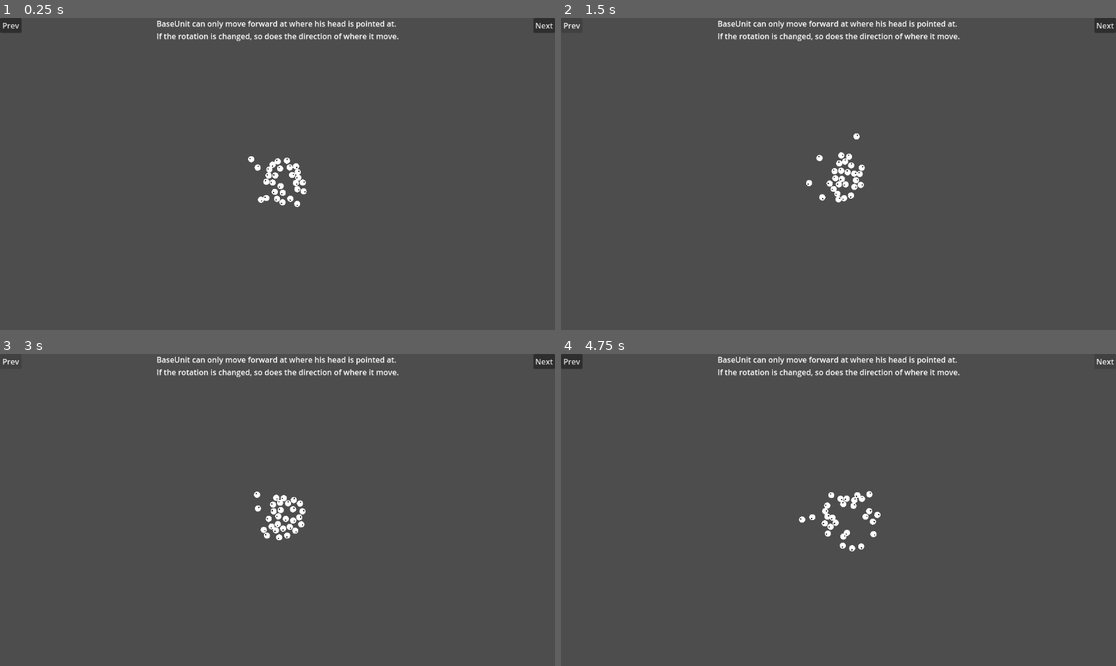
Above: before the commit, frames 1-4 (two rows, left to right).
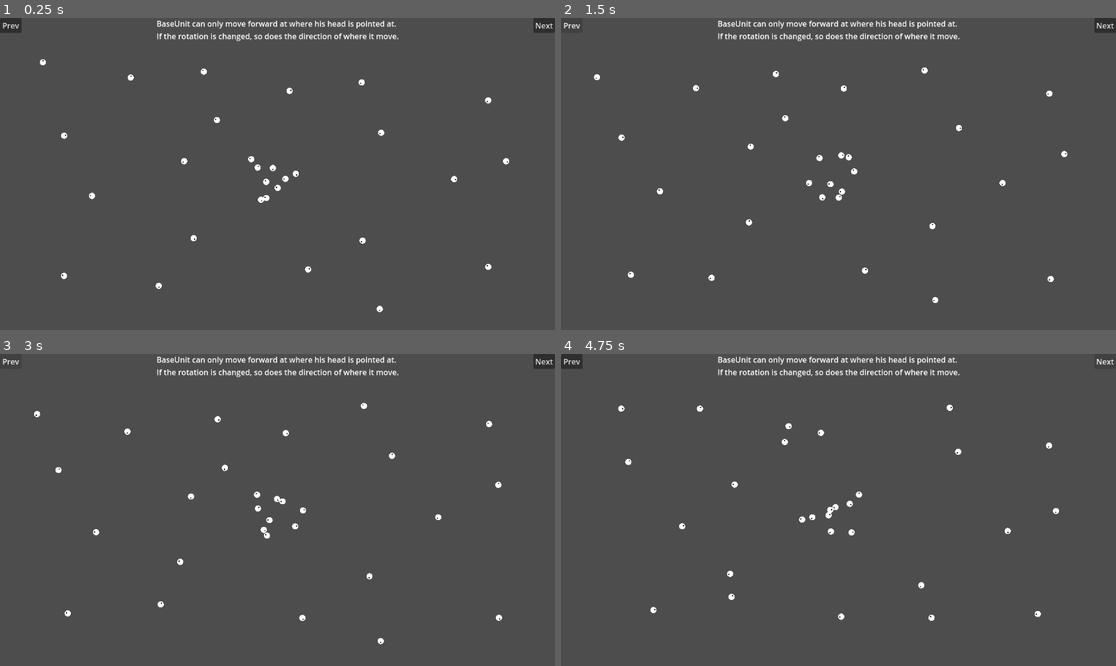
Above: after the commit, the same moments.

Repository: rahmatnazali/colonite
Game: Godot game, scene res://debug/base_unit_2_movement.tscn
Same seed, same stepped clock (60 frames per second), same inputs: the game is played once before the commit and once after it. This scene is started directly instead of the project's main scene.
Inputs:
- Up to frame 1 (0.25 s): no input
- Up to frame 2 (1.5 s): click "Next" at 0.5 s; click "Prev" at 1.25 s
- Up to frame 3 (3 s): click "Next" at 2 s; click "Prev" at 2.75 s
- Up to frame 4 (4.75 s): click "Prev" at 3.5 s; click "Next" at 4.25 s

The runs differ from the first frame. In frame 1, 0.9% of the frame differs, in the area x 7-92%, y 13-95%; in frame 2, 0.8%; in frame 3, 0.9%; in frame 4, 1.0%, in the area x 10-90%, y 16-86%.

Commit message:
Spread the BaseUnit instance in base_unit_2_movement.tscn

Diff:
--- a/debug/base_unit_2_movement.tscn
+++ b/debug/base_unit_2_movement.tscn
@@ -109,121 +109,121 @@
 SPEED = 100
 
 [node name="BaseUnit9" parent="." instance=ExtResource("2_yb8a0")]
-position = Vector2(597, 360)
+position = Vector2(766, 116)
 rotation = 2.35619
 should_move = true
 SPEED = 100
 
 [node name="BaseUnit10" parent="." instance=ExtResource("2_yb8a0")]
-position = Vector2(597, 360)
+position = Vector2(790, 580)
 rotation = 2.35619
 should_move = true
 SPEED = 100
 
 [node name="BaseUnit11" parent="." instance=ExtResource("2_yb8a0")]
-position = Vector2(597, 360)
+position = Vector2(84.0001, 111)
 rotation = 2.35619
 should_move = true
 SPEED = 100
 
 [node name="BaseUnit12" parent="." instance=ExtResource("2_yb8a0")]
-position = Vector2(597, 360)
+position = Vector2(110, 251)
 rotation = 2.35619
 should_move = true
 SPEED = 100
 
 [node name="BaseUnit13" parent="." instance=ExtResource("2_yb8a0")]
-position = Vector2(597, 360)
+position = Vector2(398, 280)
 rotation = 2.35619
 should_move = true
 SPEED = 100
 
 [node name="BaseUnit14" parent="." instance=ExtResource("2_yb8a0")]
-position = Vector2(597, 360)
+position = Vector2(470, 221)
 rotation = 2.35619
 should_move = true
 SPEED = 100
 
 [node name="BaseUnit15" parent="." instance=ExtResource("2_yb8a0")]
-position = Vector2(597, 360)
+position = Vector2(386, 438)
 rotation = 2.35619
 should_move = true
 SPEED = 100
 
 [node name="BaseUnit16" parent="." instance=ExtResource("2_yb8a0")]
-position = Vector2(597, 360)
+position = Vector2(153, 544)
 rotation = 2.35619
 should_move = true
 SPEED = 100
 
 [node name="BaseUnit17" parent="." instance=ExtResource("2_yb8a0")]
-position = Vector2(597, 360)
+position = Vector2(919, 327)
 rotation = 2.35619
 should_move = true
 SPEED = 100
 
 [node name="BaseUnit18" parent="." instance=ExtResource("2_yb8a0")]
-position = Vector2(597, 360)
+position = Vector2(1028, 533)
 rotation = 2.35619
 should_move = true
 SPEED = 100
 
 [node name="BaseUnit19" parent="." instance=ExtResource("2_yb8a0")]
-position = Vector2(597, 360)
+position = Vector2(1027, 152)
 rotation = 2.35619
 should_move = true
 SPEED = 100
 
 [node name="BaseUnit20" parent="." instance=ExtResource("2_yb8a0")]
-position = Vector2(597, 360)
+position = Vector2(1029, 285)
 rotation = 2.35619
 should_move = true
 SPEED = 100
 
 [node name="BaseUnit21" parent="." instance=ExtResource("2_yb8a0")]
-position = Vector2(597, 360)
+position = Vector2(769, 446)
 rotation = 2.35619
 should_move = true
 SPEED = 100
 
 [node name="BaseUnit22" parent="." instance=ExtResource("2_yb8a0")]
-position = Vector2(597, 360)
+position = Vector2(213, 371)
 rotation = 2.35619
 should_move = true
 SPEED = 100
 
 [node name="BaseUnit23" parent="." instance=ExtResource("2_yb8a0")]
-position = Vector2(597, 360)
+position = Vector2(810, 225)
 rotation = 2.35619
 should_move = true
 SPEED = 100
 
 [node name="BaseUnit24" parent="." instance=ExtResource("2_yb8a0")]
-position = Vector2(597, 360)
+position = Vector2(619, 534)
 rotation = 2.35619
 should_move = true
 SPEED = 100
 
 [node name="BaseUnit25" parent="." instance=ExtResource("2_yb8a0")]
-position = Vector2(597, 360)
+position = Vector2(578, 158)
 rotation = 2.35619
 should_move = true
 SPEED = 100
 
 [node name="BaseUnit26" parent="." instance=ExtResource("2_yb8a0")]
-position = Vector2(597, 360)
+position = Vector2(264, 145)
 rotation = 2.35619
 should_move = true
 SPEED = 100
 
 [node name="BaseUnit27" parent="." instance=ExtResource("2_yb8a0")]
-position = Vector2(597, 360)
+position = Vector2(437, 128)
 rotation = 2.35619
 should_move = true
 SPEED = 100
 
 [node name="BaseUnit28" parent="." instance=ExtResource("2_yb8a0")]
-position = Vector2(597, 360)
+position = Vector2(325, 532)
 rotation = 2.35619
 should_move = true
 SPEED = 100
